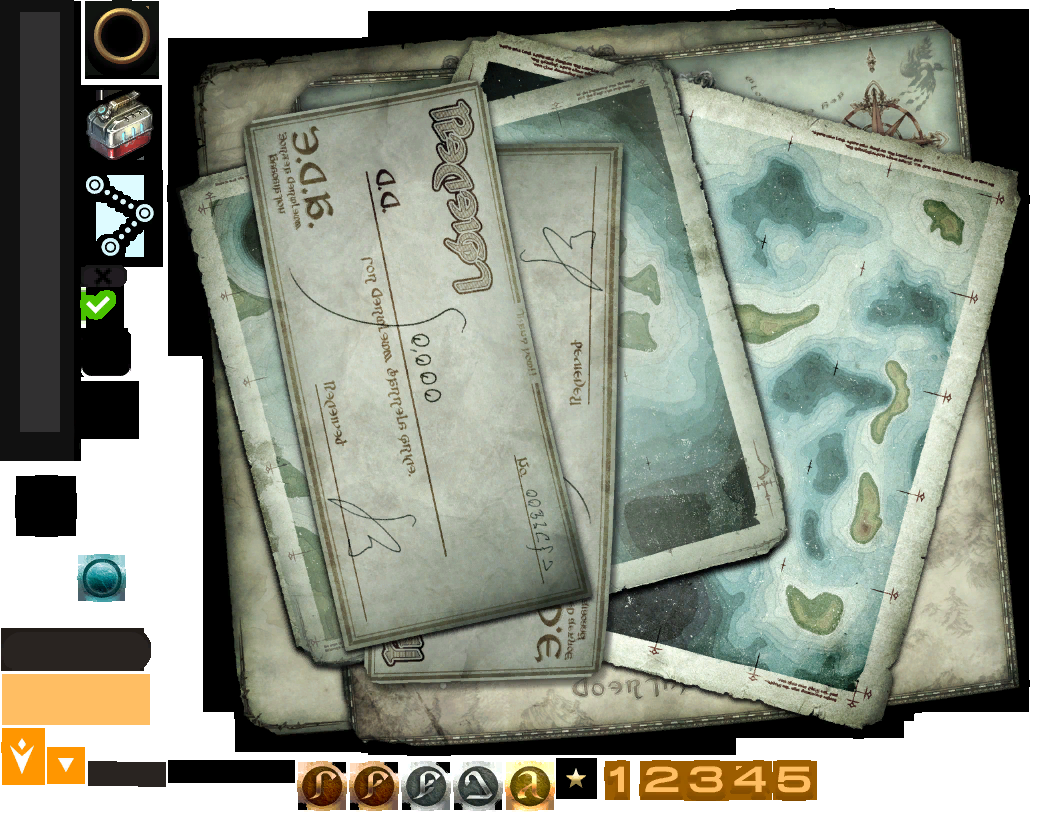
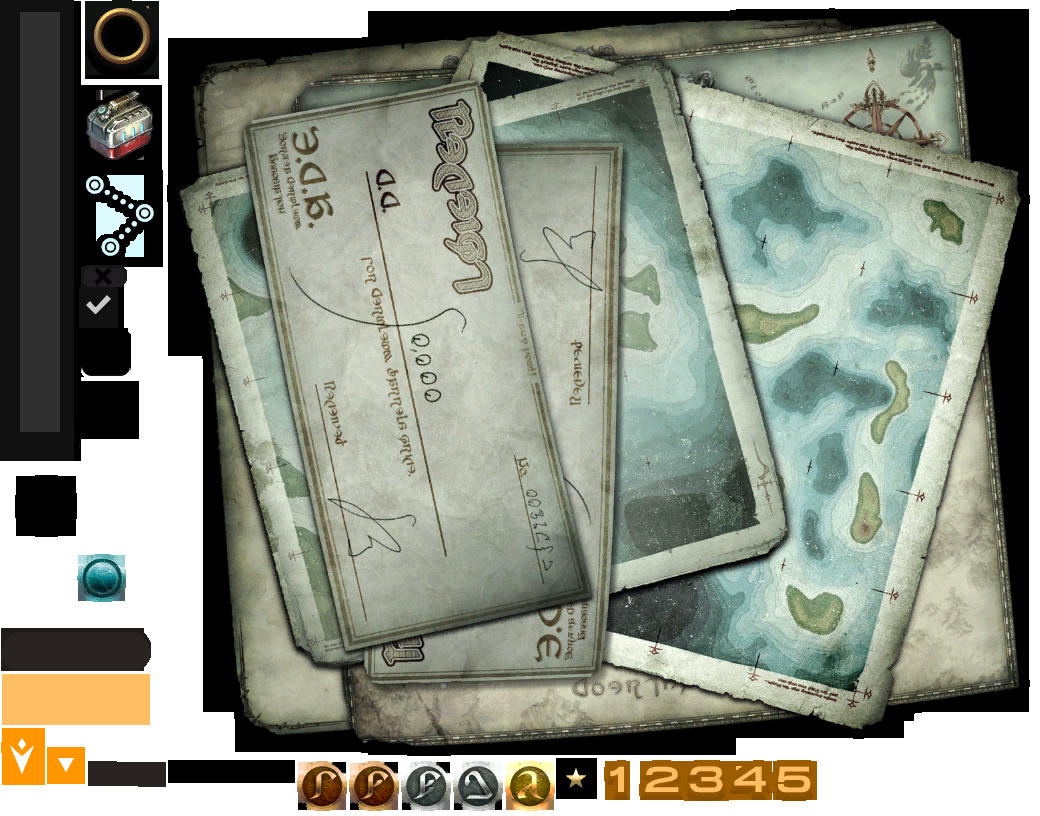
Layered file, before and after one edit (1040x816). Changes by layer:
added layer "check" above "window" over [86, 295, 111, 314]
added layer "background" above "Background" over [79, 287, 118, 328]
